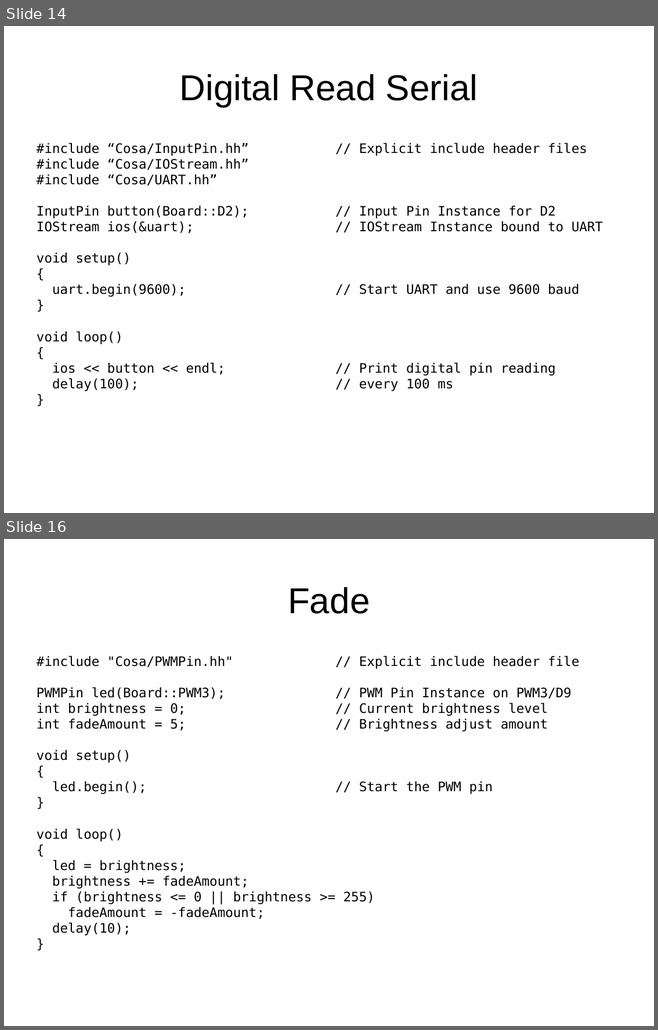
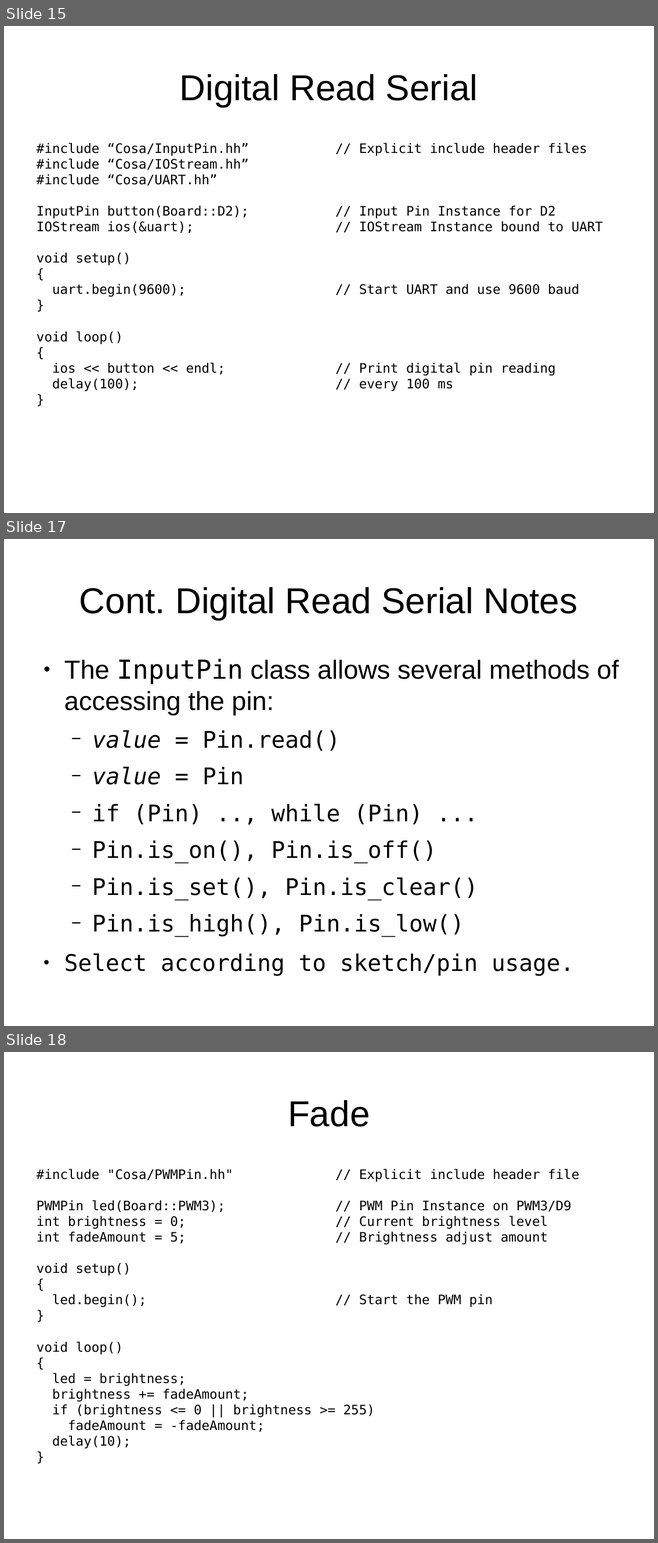
Before and after one commit to mikaelpatel/Cosa-Dolce, a slide deck: Lessons/00.Arduino-examples/01.Basics/Basics.odp. Shown one above the other, each under a label of ours: slides 14 and 16 before the commit, slides 15, 17 and 18 after it; the slides between them are not shown. The pictures are 658x1030 and 658x1543 pixels, drawn with LibreOffice and Linux fonts; fonts in the diff are those of the drawing. Boxes give left, top, right and bottom in pixels: in the first picture for what was removed or moved away, otherwise in the second. Text is boxed around its words. In the diff, an @@ line names an element or a change of style, - is before the commit and + after.

```diff
--- a/Lessons/00.Arduino-examples/01.Basics/Basics.odp
+++ b/Lessons/00.Arduino-examples/01.Basics/Basics.odp
@@ slide 17 added at <box>4,539,654,1026</box>, background #FFFFFF @@
@@ title added at <box>79,587,577,620</box>, 44 pt, text #000000 @@
+Cont. Digital Read Serial Notes
@@ text added at <box>64,658,619,976</box>, 28 pt, text #000000 @@
+● The InputPin class allows several methods of accessing the pin:
+  − value = Pin.read()
+  − value = Pin
+  − if (Pin) .., while (Pin) ...
+  − Pin.is_on(), Pin.is_off()
+  − Pin.is_set(), Pin.is_clear()
+  − Pin.is_high(), Pin.is_low()
+● Select according to sketch/pin usage.
@@ what was slide 14 is now slide 15 @@
@@ what was slide 16 is now slide 18 @@
```
Also in this commit, not shown: 4 slides changed, 1 other slide added, 1 other file.
